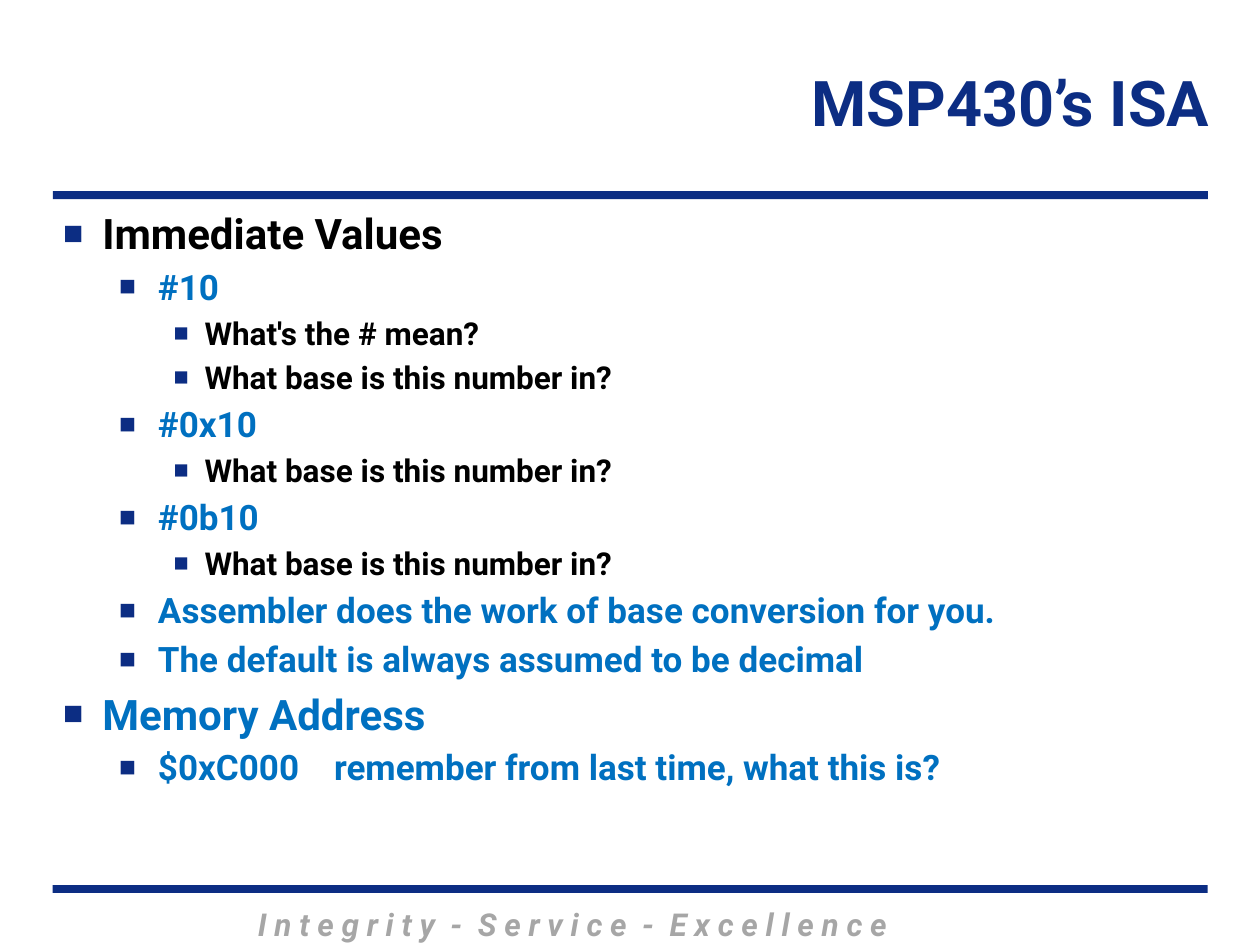
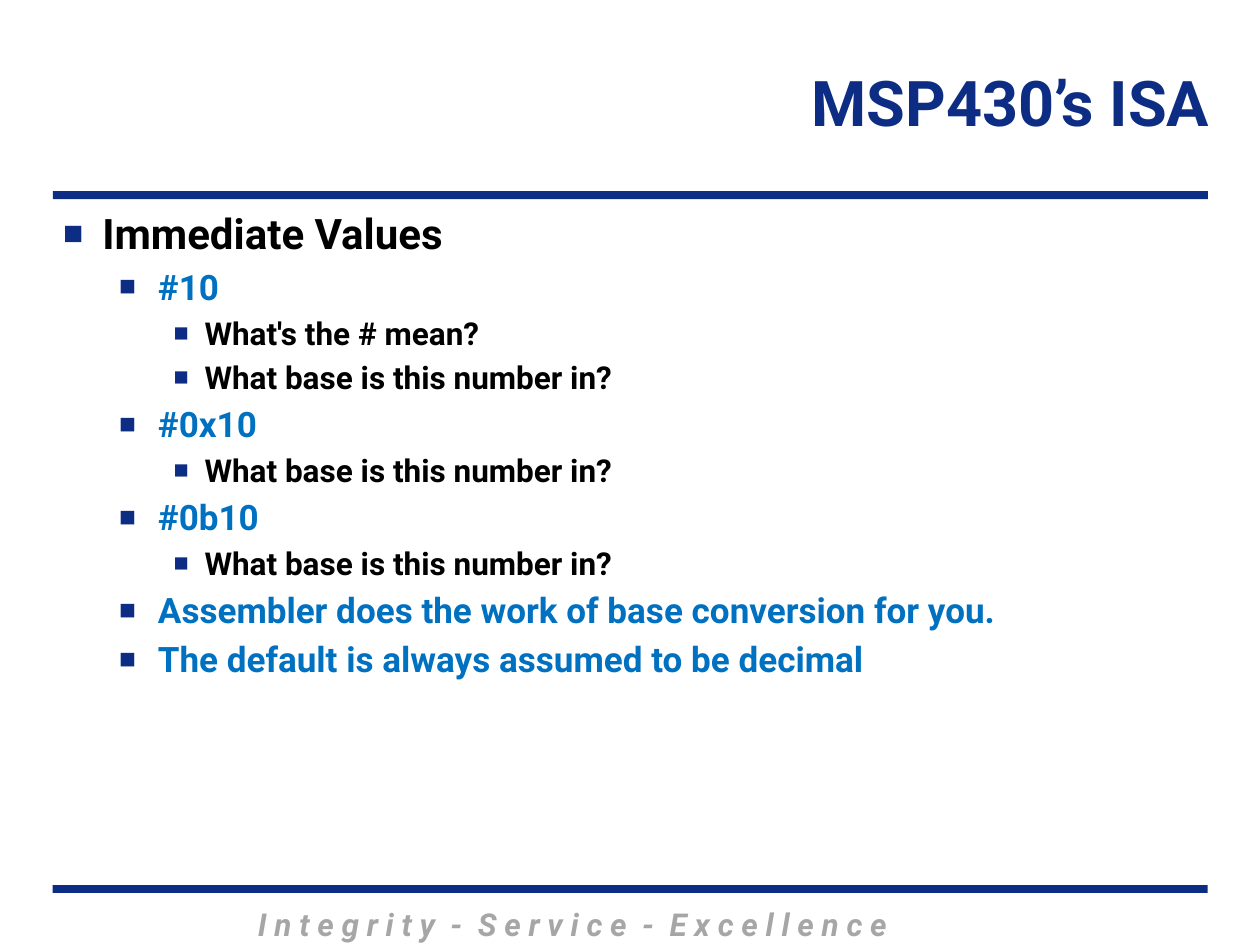
Before and after one commit to MarsUniversity/ECE382, a slide deck: slide 4 of source/lessons/lsn3-4-5/Lsn3-4-5.pptx. Drawn at 1260x945 pixels with LibreOffice and Linux fonts; fonts in the diff are those of the drawing; background and template pictures are left out. Boxes give left, top, right and bottom in pixels: in the first picture for what was removed or moved away, otherwise in the second. Text is boxed around its words. In the diff, an @@ line names an element or a change of style, - is before the commit and + after.

```diff
--- a/source/lessons/lsn3-4-5/Lsn3-4-5.pptx
+++ b/source/lessons/lsn3-4-5/Lsn3-4-5.pptx
@@ subtitle at <box>102,698,940,786</box>: paragraphs removed @@
-■ Memory Address
-  ■ $0xC000 remember from last time, what this is?
```
Also in this commit, not shown: 1 other slide changed, 14 other files.
